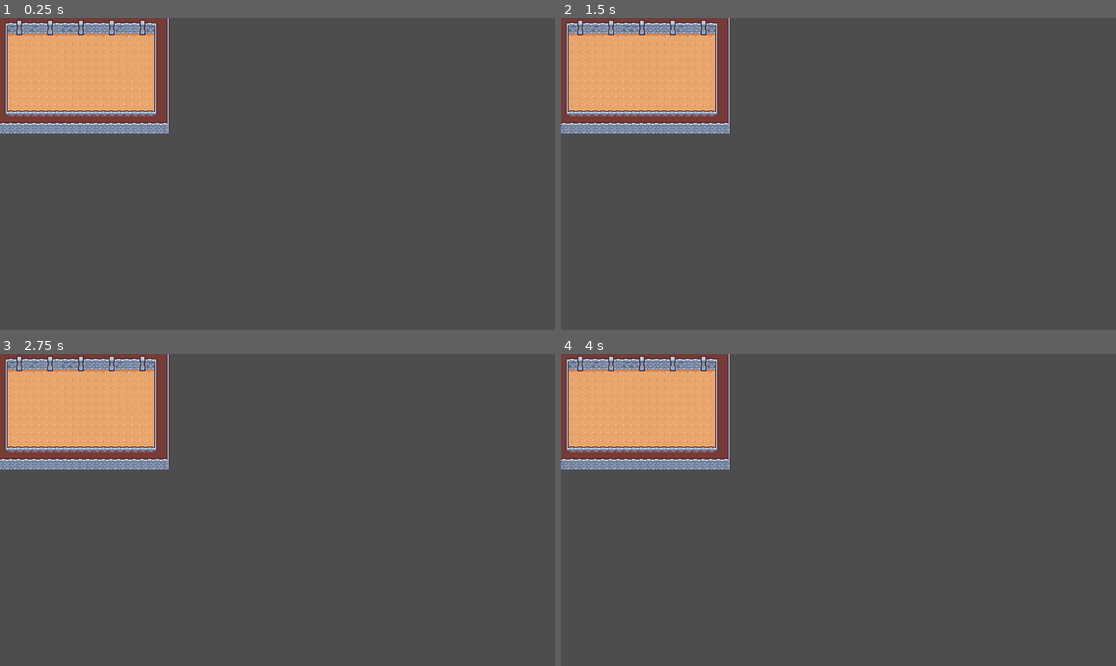
Above: before the commit, frames 1-4 (two rows, left to right).
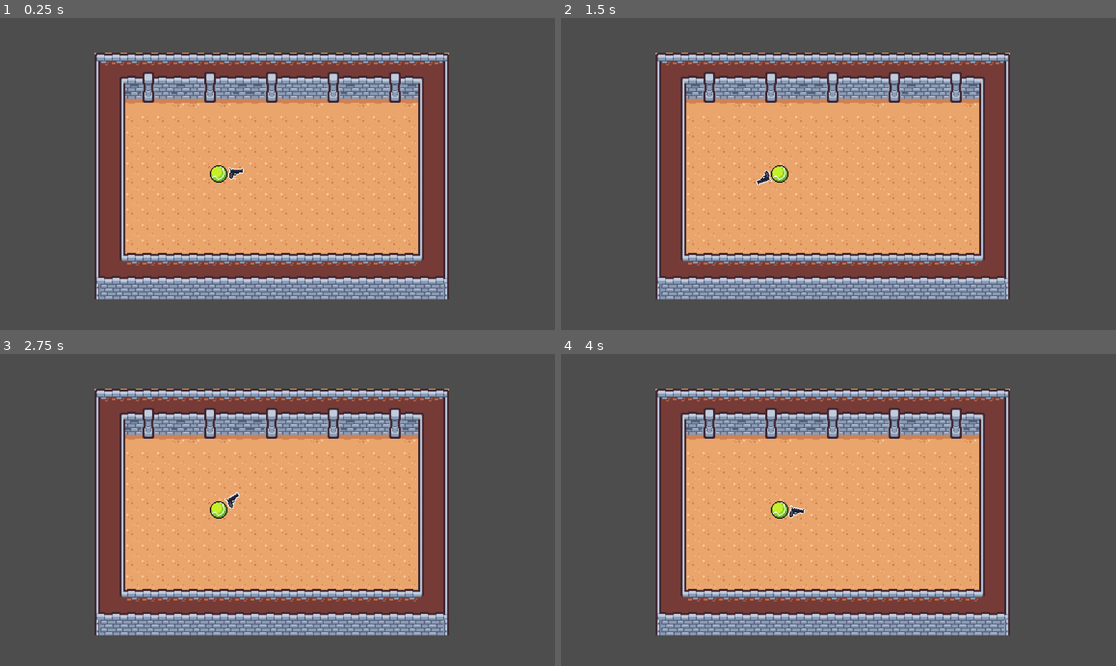
Above: after the commit, the same moments.

Repository: Lockd/trijam-286
Game: Godot game, scene res://Scenes/level.tscn
Same seed, same stepped clock (60 frames per second), same inputs: the game is played once before the commit and once after it. Before the commit the project has no main scene; this scene is started directly in both runs.
Inputs (mouse positions are in pixels of both pictures, inside the frame that each line leads up to):
- Up to frame 1 (0.25 s): no input
- Up to frame 2 (1.5 s): tap Enter at 0.5 s; move the mouse to (960, 158) at 0.52 s; tap Space at 1.25 s; move the mouse to (727, 189) at 1.27 s
- Up to frame 3 (2.75 s): tap Enter at 2 s; move the mouse to (333, 441) at 2.02 s
- Up to frame 4 (4 s): tap Space at 2.75 s; move the mouse to (810, 572) at 2.77 s; tap Enter at 3.5 s; move the mouse to (1005, 556) at 3.52 s

The runs differ from the first frame. In frame 1, 58% of the frame differs, in the area x 0-81%, y 0-91%; in frame 2, 58%; in frame 3, 58%; in frame 4, 58%.

Commit message:
Gun and player sprites, plus rotation of a gun

Diff:
--- /dev/null
+++ b/Scenes/enemy.tscn
@@ -0,0 +1,27 @@
+[gd_scene load_steps=5 format=3 uid="uid://rxofjyswhuv3"]
+
+[ext_resource type="Texture2D" uid="uid://dg604opyvpdyx" path="res://Sprites/arrow_left.png" id="1_qogy0"]
+[ext_resource type="Texture2D" uid="uid://5x8366mr03ur" path="res://Sprites/arrow_right.png" id="2_58rtj"]
+[ext_resource type="Texture2D" uid="uid://dw5lrfl6c0sxd" path="res://Sprites/arrow_up.png" id="3_0xylc"]
+[ext_resource type="Texture2D" uid="uid://budv07iylcqxi" path="res://Sprites/arrow_down.png" id="4_spog0"]
+
+[node name="Enemy" type="Node2D"]
+
+[node name="Left" type="Sprite2D" parent="."]
+position = Vector2(0, -10)
+texture = ExtResource("1_qogy0")
+
+[node name="Right" type="Sprite2D" parent="."]
+visible = false
+position = Vector2(0, -11)
+texture = ExtResource("2_58rtj")
+
+[node name="Top" type="Sprite2D" parent="."]
+visible = false
+position = Vector2(0, -11)
+texture = ExtResource("3_0xylc")
+
+[node name="Down" type="Sprite2D" parent="."]
+visible = false
+position = Vector2(0, -11)
+texture = ExtResource("4_spog0")
--- a/Scenes/level.tscn
+++ b/Scenes/level.tscn
@@ -1,6 +1,7 @@
-[gd_scene load_steps=4 format=4 uid="uid://b6ybeiybn2fej"]
+[gd_scene load_steps=5 format=4 uid="uid://b6ybeiybn2fej"]
 
 [ext_resource type="Texture2D" uid="uid://dxmlc1sloe1n" path="res://tiles/tilemap_packed.png" id="1_f3cbm"]
+[ext_resource type="PackedScene" uid="uid://cwyb16mp7u7hd" path="res://Scenes/player.tscn" id="2_ux5bo"]
 
 [sub_resource type="TileSetAtlasSource" id="TileSetAtlasSource_dk221"]
 texture = ExtResource("1_f3cbm")
@@ -173,3 +174,10 @@
 [node name="Floor" type="TileMapLayer" parent="."]
 tile_map_data = PackedByteArray("AAABAAIAAAACAAQAAAACAAIAAAAGAAIAAAACAAMAAAABAAQAAAADAAMAAAABAAQAAAAEAAMAAAABAAQAAAAFAA …(3120 unchanged characters)…
 tile_set = SubResource("TileSet_fuibi")
+
+[node name="Camera2D" type="Camera2D" parent="."]
+position = Vector2(174, 110)
+zoom = Vector2(2, 2)
+
+[node name="Player" parent="." instance=ExtResource("2_ux5bo")]
+position = Vector2(113, 119)
--- /dev/null
+++ b/Scenes/player.tscn
@@ -0,0 +1,19 @@
+[gd_scene load_steps=4 format=3 uid="uid://cwyb16mp7u7hd"]
+
+[ext_resource type="Texture2D" uid="uid://drbo8s0cxjupq" path="res://Sprites/tennis_ball.png" id="1_r860o"]
+[ext_resource type="Texture2D" uid="uid://cm7ddmisrd01g" path="res://Sprites/gun.png" id="2_1fmc6"]
+[ext_resource type="Script" path="res://Scripts/gun.gd" id="2_4dvyj"]
+
+[node name="Player" type="Node2D"]
+
+[node name="Player sprite" type="Sprite2D" parent="."]
+position = Vector2(0, -9)
+texture = ExtResource("1_r860o")
+
+[node name="Gun container" type="Node2D" parent="."]
+position = Vector2(0, -10)
+script = ExtResource("2_4dvyj")
+
+[node name="Weapon Sprite" type="Sprite2D" parent="Gun container"]
+position = Vector2(18, -1)
+texture = ExtResource("2_1fmc6")
--- /dev/null
+++ b/Scripts/gun.gd
@@ -0,0 +1,12 @@
+extends Node2D
+
+
+# Called when the node enters the scene tree for the first time.
+func _ready() -> void:
+	pass # Replace with function body.
+
+
+# Called every frame. 'delta' is the elapsed time since the previous frame.
+func _process(delta: float) -> void:
+	look_at(get_global_mouse_position())
+	pass
--- a/project.godot
+++ b/project.godot
@@ -11,6 +11,7 @@
 [application]
 
 config/name="trijam-286"
+run/main_scene="res://Scenes/level.tscn"
 config/features=PackedStringArray("4.3", "GL Compatibility")
 config/icon="res://icon.svg"
 
Binary file added: Sprites/gun.png
Not shown, added: Sprites/gun.png.import
Binary file added: Sprites/tennis_ball.png
Not shown, added: Sprites/tennis_ball.png.import
